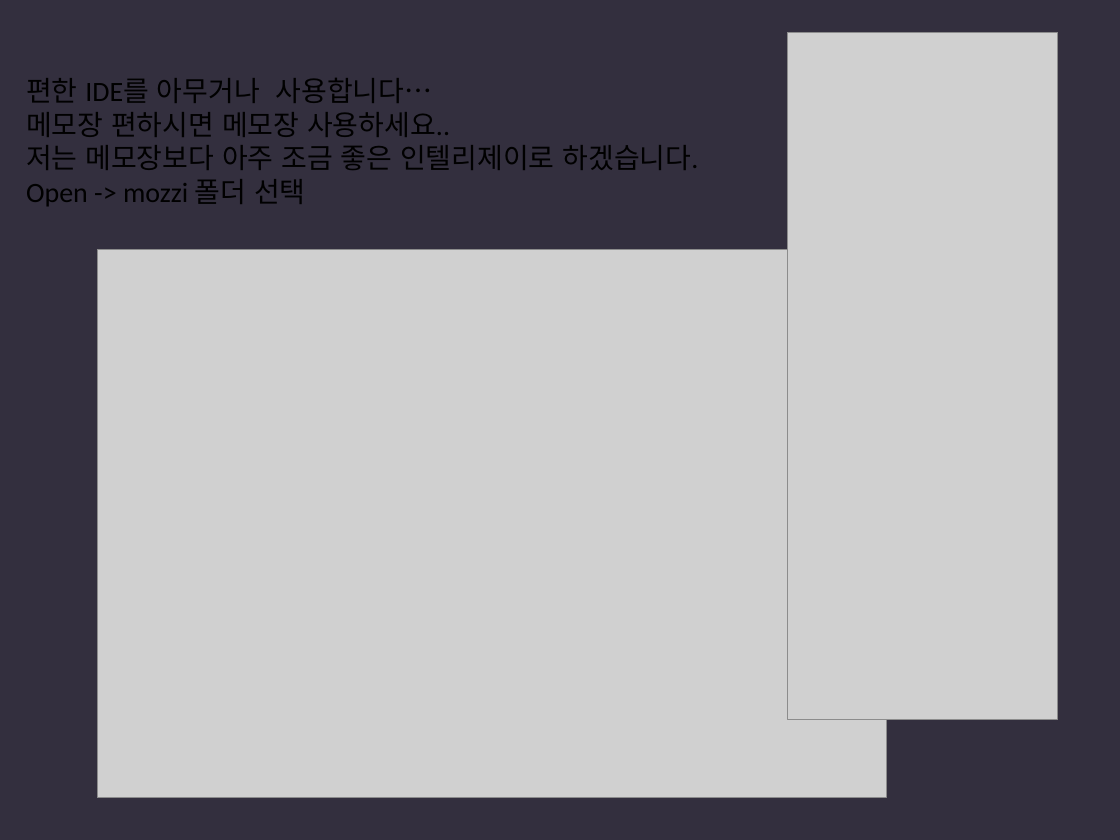
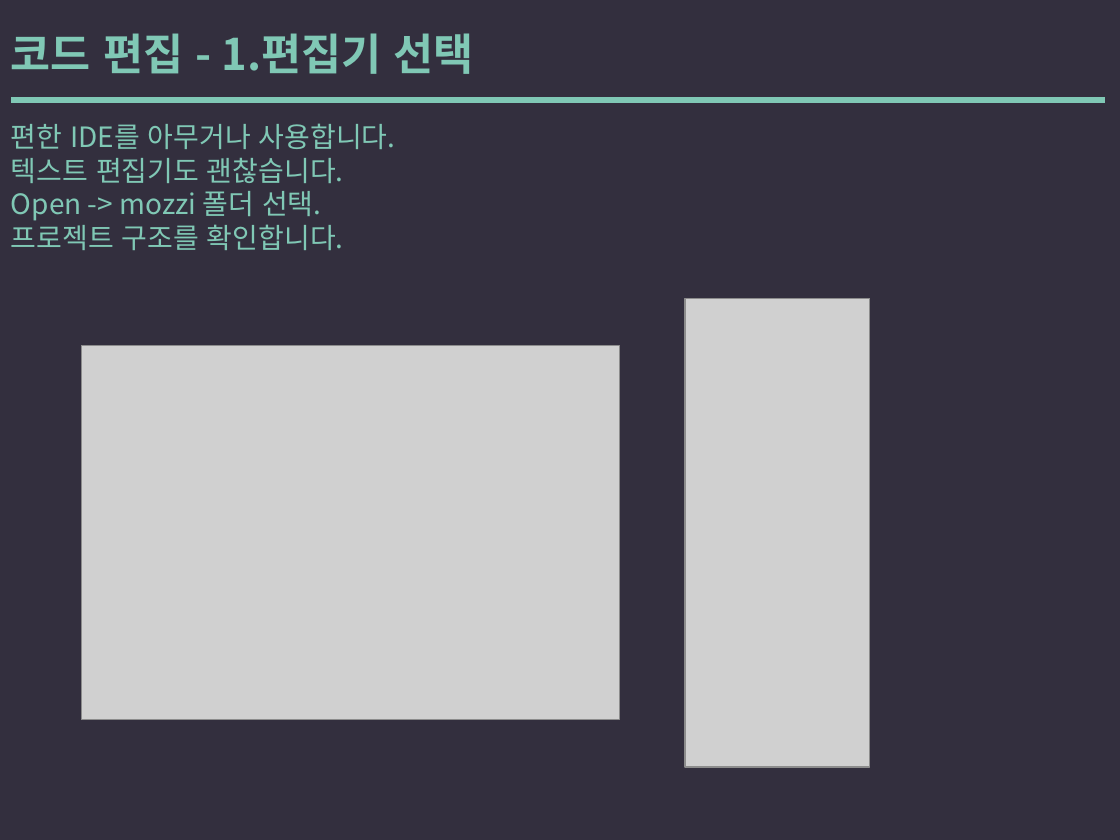
Before and after one commit to yysstory/mozzi, a slide deck: slide 19 of DOCS/1.pptx (slide 20 before the commit). Drawn at 1120x840 pixels with LibreOffice and Linux fonts; fonts in the diff are those of the drawing; grey boxes stand for pictures. Boxes give left, top, right and bottom in pixels: in the first picture for what was removed or moved away, otherwise in the second. Text is boxed around its words. In the diff, an @@ line names an element or a change of style, - is before the commit and + after.

```diff
--- a/DOCS/1.pptx
+++ b/DOCS/1.pptx
@@ text added at [11,33,473,74], 28 pt, text #80C8B5, bold @@
+코드 편집 - 1.편집기 선택
@@ line added from (15, 100) to (1102, 100), #80C8B5 4 pt @@
@@ text at [11,123,396,250]: text changed; font Calibri to Noto Sans CJK KR; text colour #000000 to #80C8B5 @@
-편한 IDE를 아무거나 사용합니다…
-메모장 편하시면 메모장 사용하세요..
-저는 메모장보다 아주 조금 좋은 인텔리제이로 하겠습니다.
-Open -> mozzi 폴더 선택
+편한 IDE를 아무거나 사용합니다.
+텍스트 편집기도 괜찮습니다.
+Open -> mozzi 폴더 선택.
+프로젝트 구조를 확인합니다.
@@ picture: place and size @@
-picture at [787,32,1058,720]
+picture at [685,298,870,767]
@@ picture: place and size @@
-picture at [97,250,886,799]
+picture at [82,346,620,720]
```
Also in this commit, not shown: 16 other slides changed, 1 slide added, 1 slide removed.
